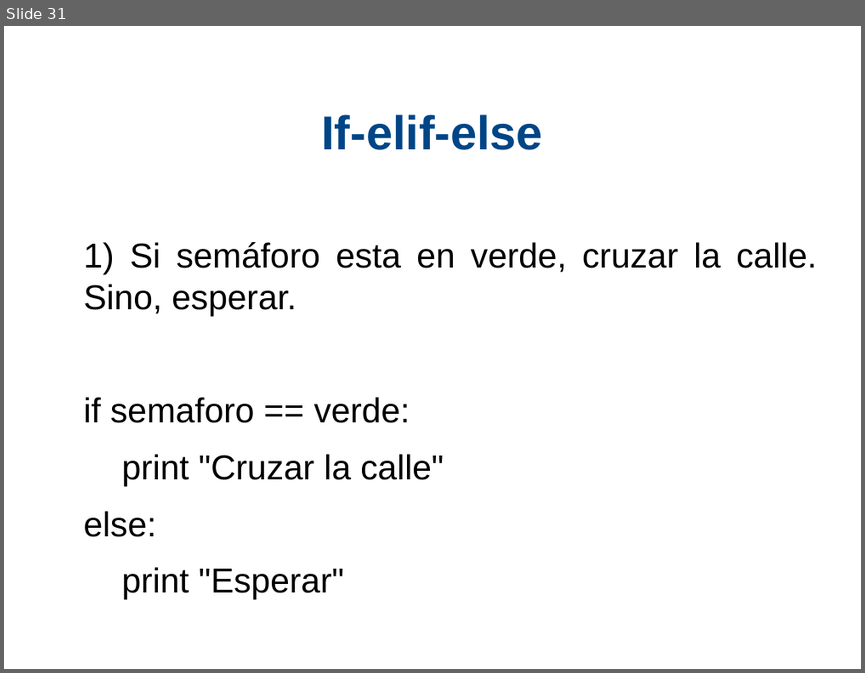
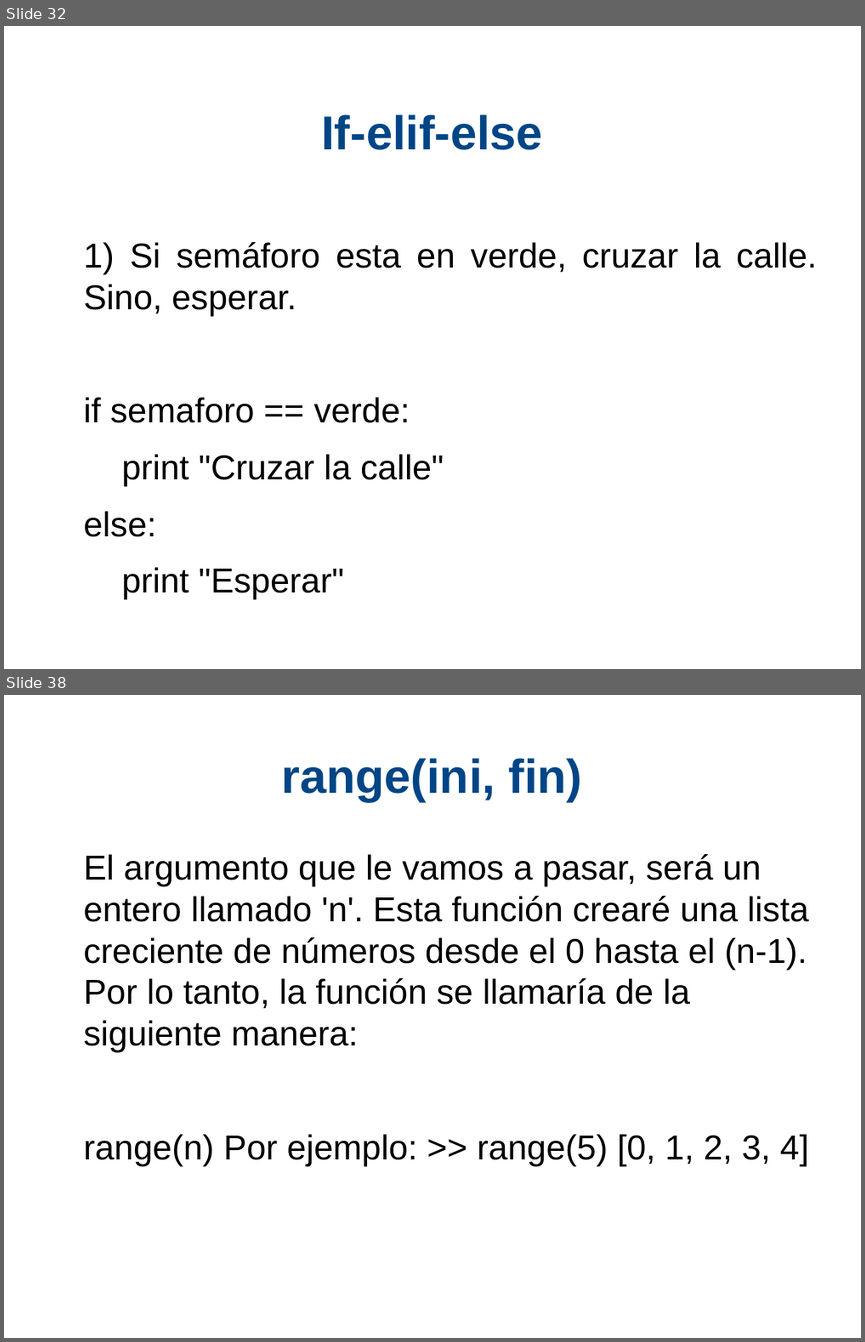
Before and after one commit to xDavidPM/Taller-Python, a slide deck: Python diapositiva.odp. Shown one above the other, each under a label of ours: slide 31 before the commit, slides 32 and 38 after it; the slides between them are not shown. The pictures are 865x673 and 865x1342 pixels, drawn with LibreOffice and Linux fonts; fonts in the diff are those of the drawing; background and template pictures are left out. Boxes give left, top, right and bottom in pixels: in the first picture for what was removed or moved away, otherwise in the second. Text is boxed around its words. In the diff, an @@ line names an element or a change of style, - is before the commit and + after.

```diff
--- a/Python diapositiva.odp
+++ b/Python diapositiva.odp
@@ slide 38 added at [4,695,861,1338], background #FFFFFF @@
@@ title added at [282,758,582,801], 44 pt, text #004586, bold @@
+range(ini, fin)
@@ text added at [84,854,809,1165], 32 pt, text #000000 @@
+El argumento que le vamos a pasar, será un entero llamado 'n'. Esta función crearé una lista creciente de números desde el 0 hasta el (n-1). Por lo tanto, la función se llamaría de la siguiente manera:
+range(n) Por ejemplo: >> range(5) [0, 1, 2, 3, 4]
@@ what was slide 31 is now slide 32 @@
```
Also in this commit, not shown: 3 slides changed, 10 other slides added, 3 other files.
